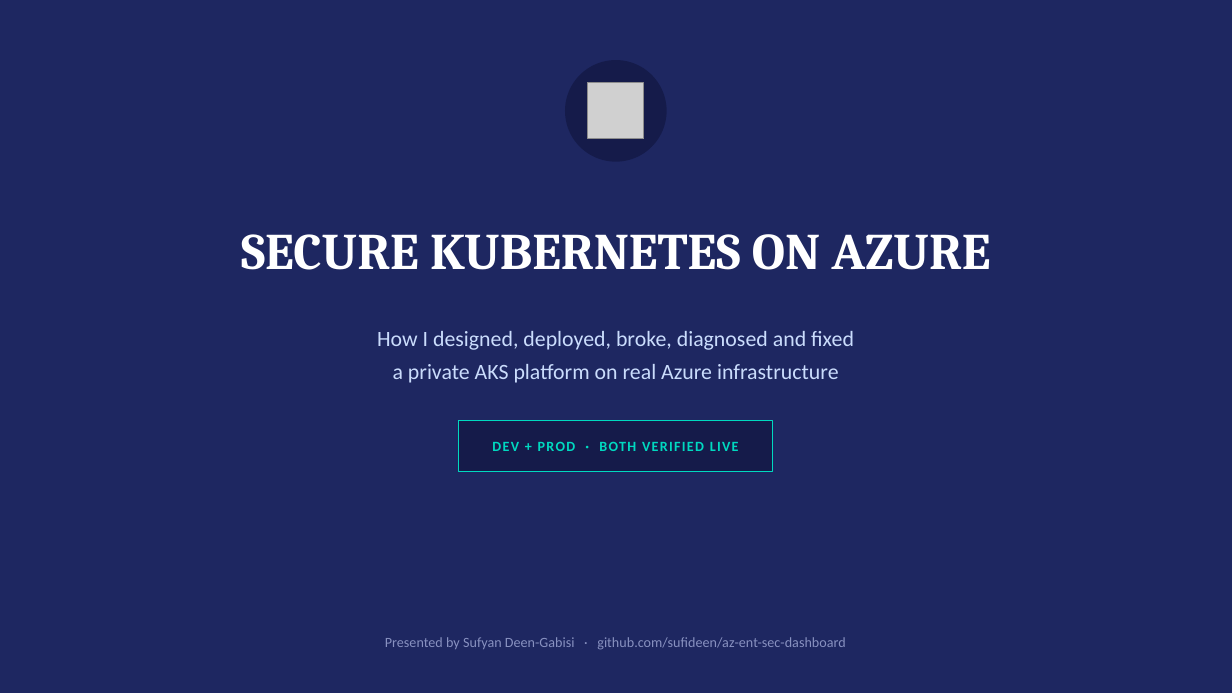
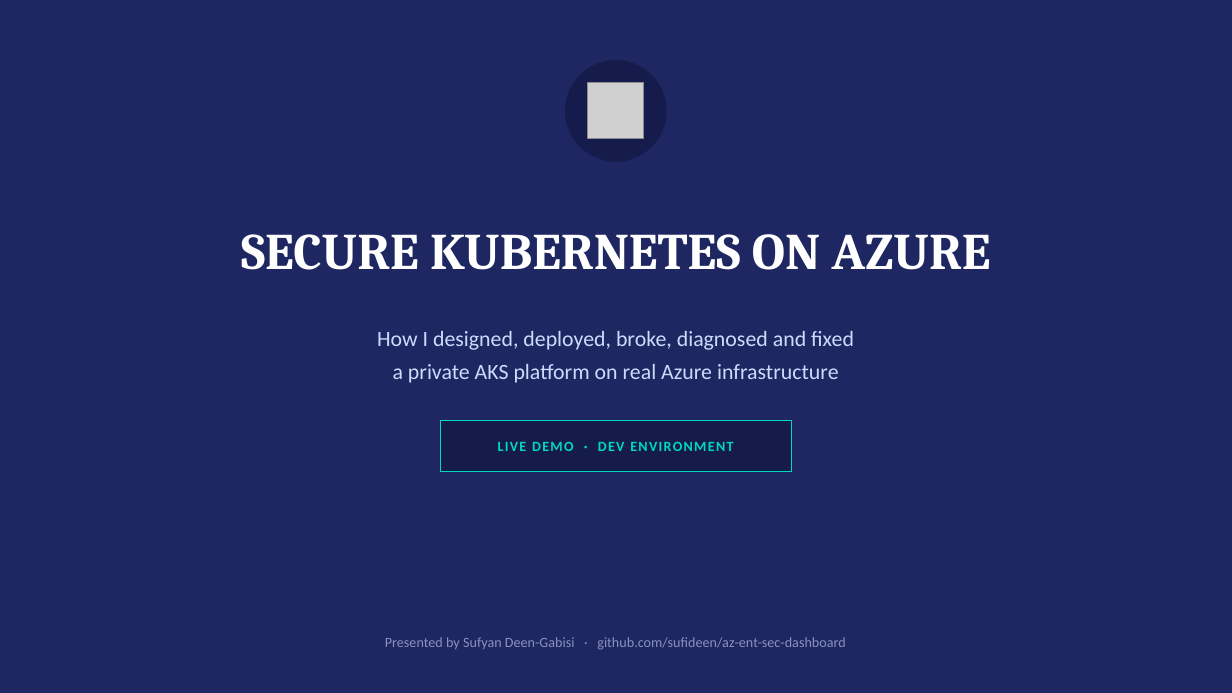
Before and after one commit to sufideen/az-ent-sec-dashboard, a slide deck: slide 1 of docs/webplat-kubernetes-showcase.pptx. Drawn at 1232x693 pixels with LibreOffice and Linux fonts; fonts in the diff are those of the drawing; grey boxes stand for pictures. Boxes give left, top, right and bottom in pixels: in the first picture for what was removed or moved away, otherwise in the second. Text is boxed around its words. In the diff, an @@ line names an element or a change of style, - is before the commit and + after.

```diff
--- a/docs/webplat-kubernetes-showcase.pptx
+++ b/docs/webplat-kubernetes-showcase.pptx
@@ rectangle resized from (x1=458, y1=421, x2=773, y2=471) to (x1=440, y1=421, x2=791, y2=471) @@
@@ text at (x1=498, y1=441, x2=733, y2=451): text changed @@
-DEV + PROD · BOTH VERIFIED LIVE
+LIVE DEMO · DEV ENVIRONMENT
```
Also in this commit, not shown: 3 other slides changed, 7 slides removed, 4 other files.
